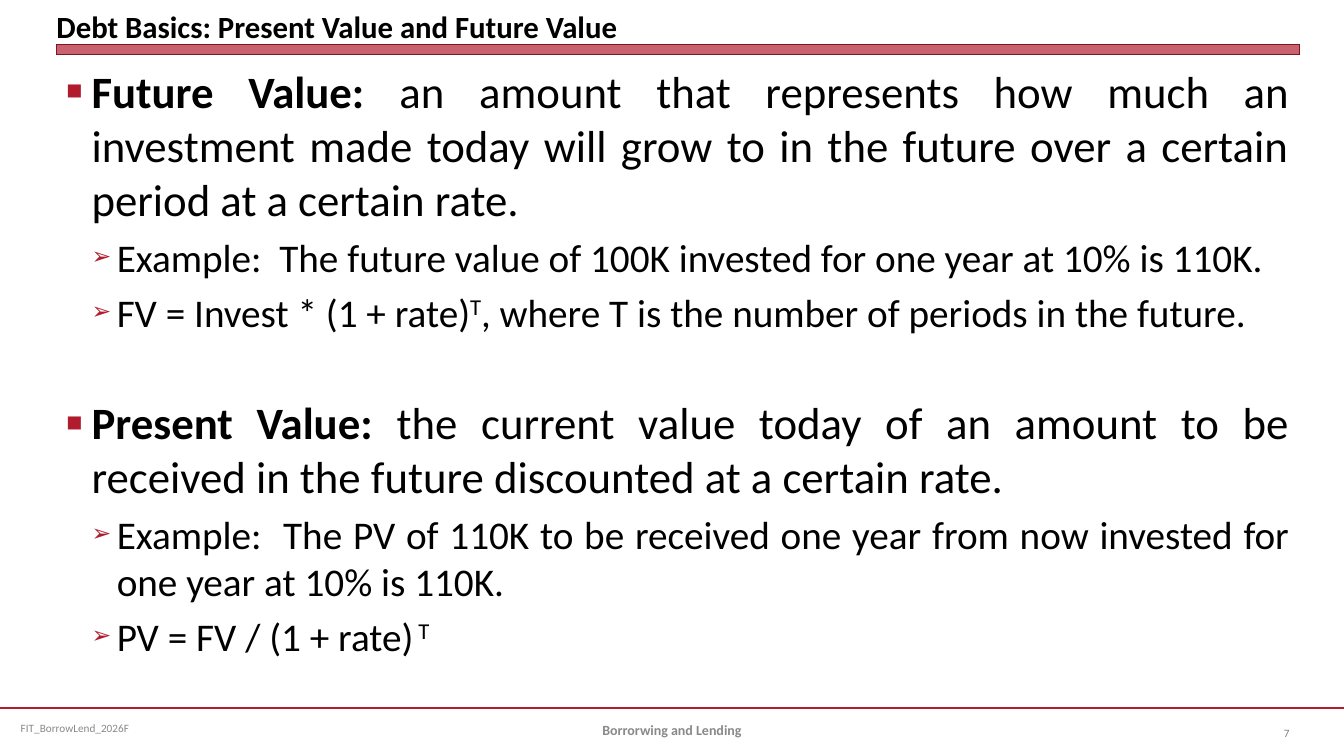
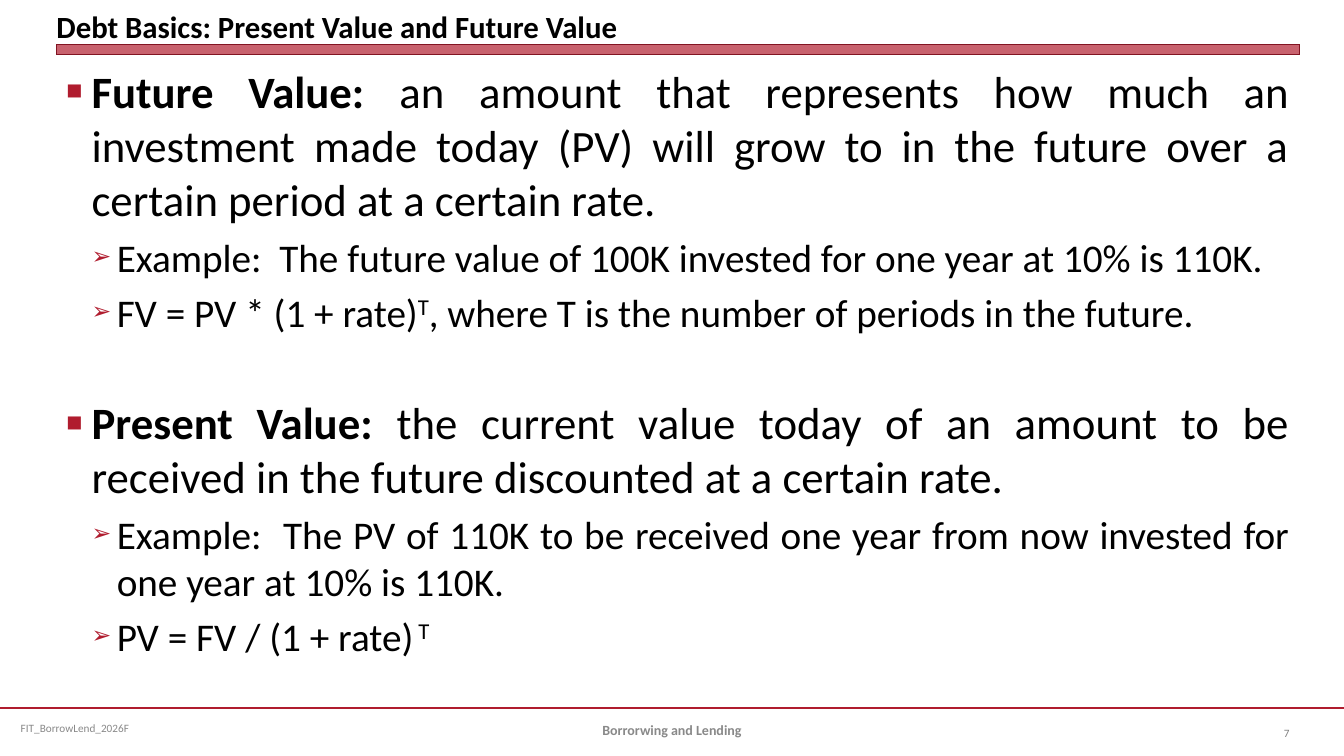
Before and after one commit to jmc877/Fed-Income-Tax, a slide deck: slide 7 of slides/FIT_BorrowLend_2026F.pptx. Drawn at 1344x756 pixels with LibreOffice and Linux fonts; fonts in the diff are those of the drawing. Boxes give left, top, right and bottom in pixels: in the first picture for what was removed or moved away, otherwise in the second. Text is boxed around its words. In the diff, an @@ line names an element or a change of style, - is before the commit and + after.

```diff
--- a/slides/FIT_BorrowLend_2026F.pptx
+++ b/slides/FIT_BorrowLend_2026F.pptx
@@ text at (92, 76, 1289, 224): text changed @@
-■ Future Value: an amount that represents how much an investment made today will grow to in the future over a certain period at a certain rate.
+■ Future Value: an amount that represents how much an investment made today (PV) will grow to in the future over a certain period at a certain rate.
@@ text at (117, 298, 1194, 334): text changed @@
-  ➢ FV = Invest * (1 + rate)T, where T is the number of periods in the future.
+  ➢ FV = PV * (1 + rate)T, where T is the number of periods in the future.
```
